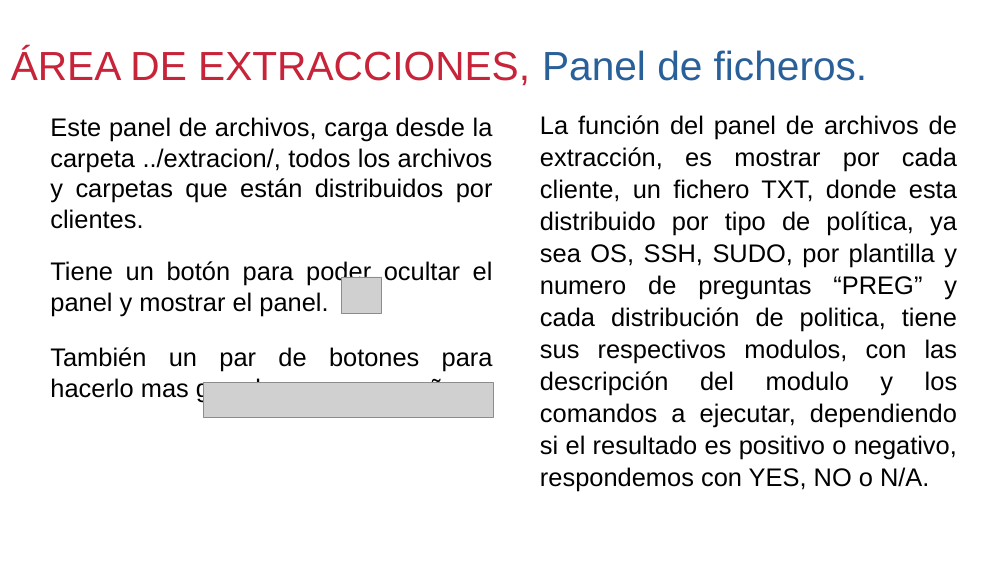
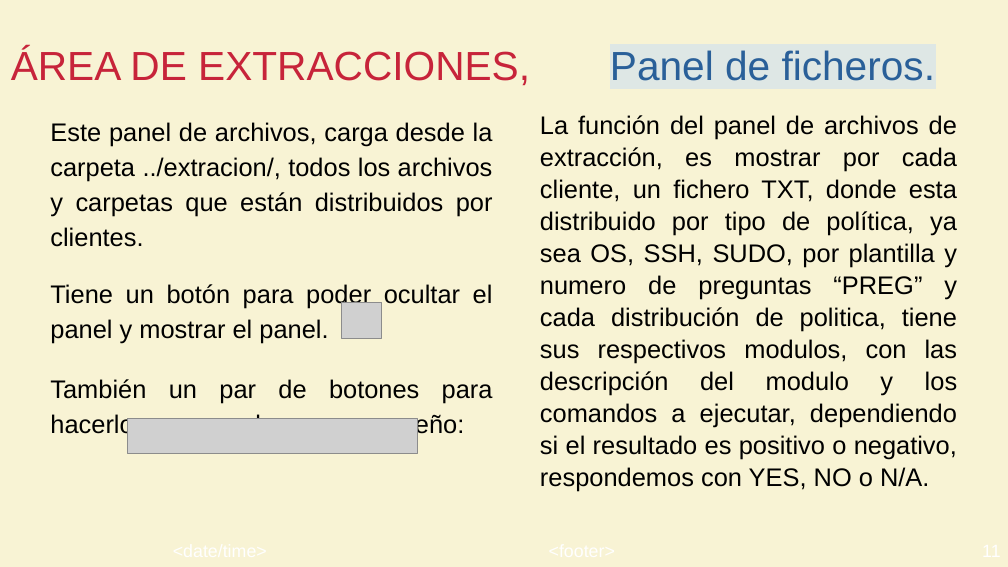
Before and after one commit to lopuma/APP-COMPLIANCE, a slide deck: slide 11 of Presentancion/APPCompliance.odp. Drawn at 1008x567 pixels with LibreOffice and Linux fonts; fonts in the diff are those of the drawing; grey boxes stand for pictures; background and template pictures are left out. Boxes give left, top, right and bottom in pixels: in the first picture for what was removed or moved away, otherwise in the second. Text is boxed around its words. In the diff, an @@ line names an element or a change of style, - is before the commit and + after.

```diff
--- a/Presentancion/APPCompliance.odp
+++ b/Presentancion/APPCompliance.odp
@@ background #FFFFFF to #F8F3D4 @@
@@ title "ÁREA DE EXTRACCIONES, Panel de ..." at (11,48,936,86): highlight none to #DEE7E5 in "Panel de ficheros." @@
@@ text "Este panel de archivos, carga ..." at (50,122,493,439): line spacing 1 to 1.15 @@
@@ picture: place and size @@
-picture at (342,277,382,314)
+picture at (342,303,382,339)
@@ picture: place and size @@
-picture at (204,382,494,418)
+picture at (128,419,418,455)
```
Also in this commit, not shown: 20 other slides changed, 1 slide added, 7 other files.
